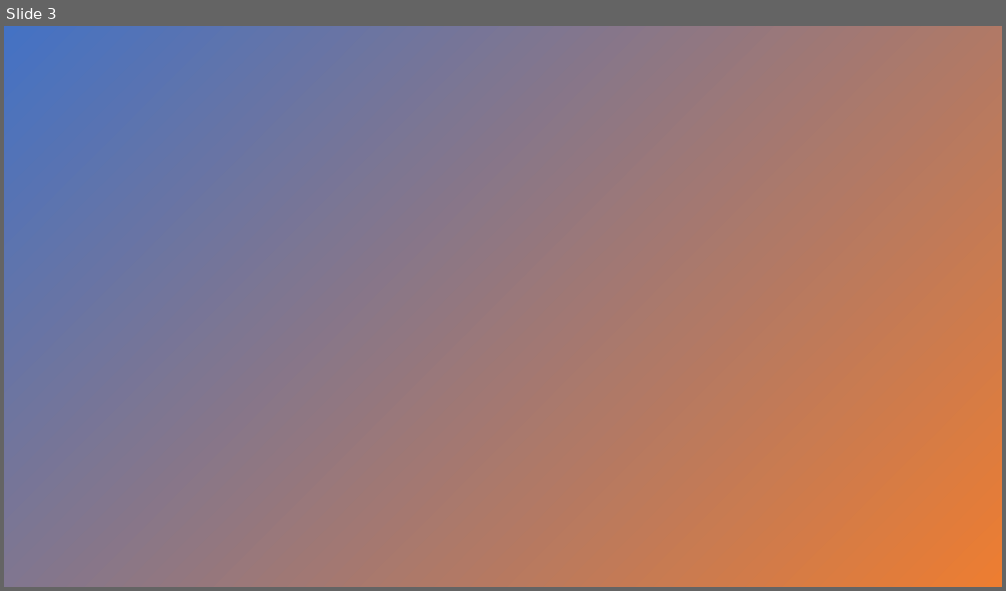
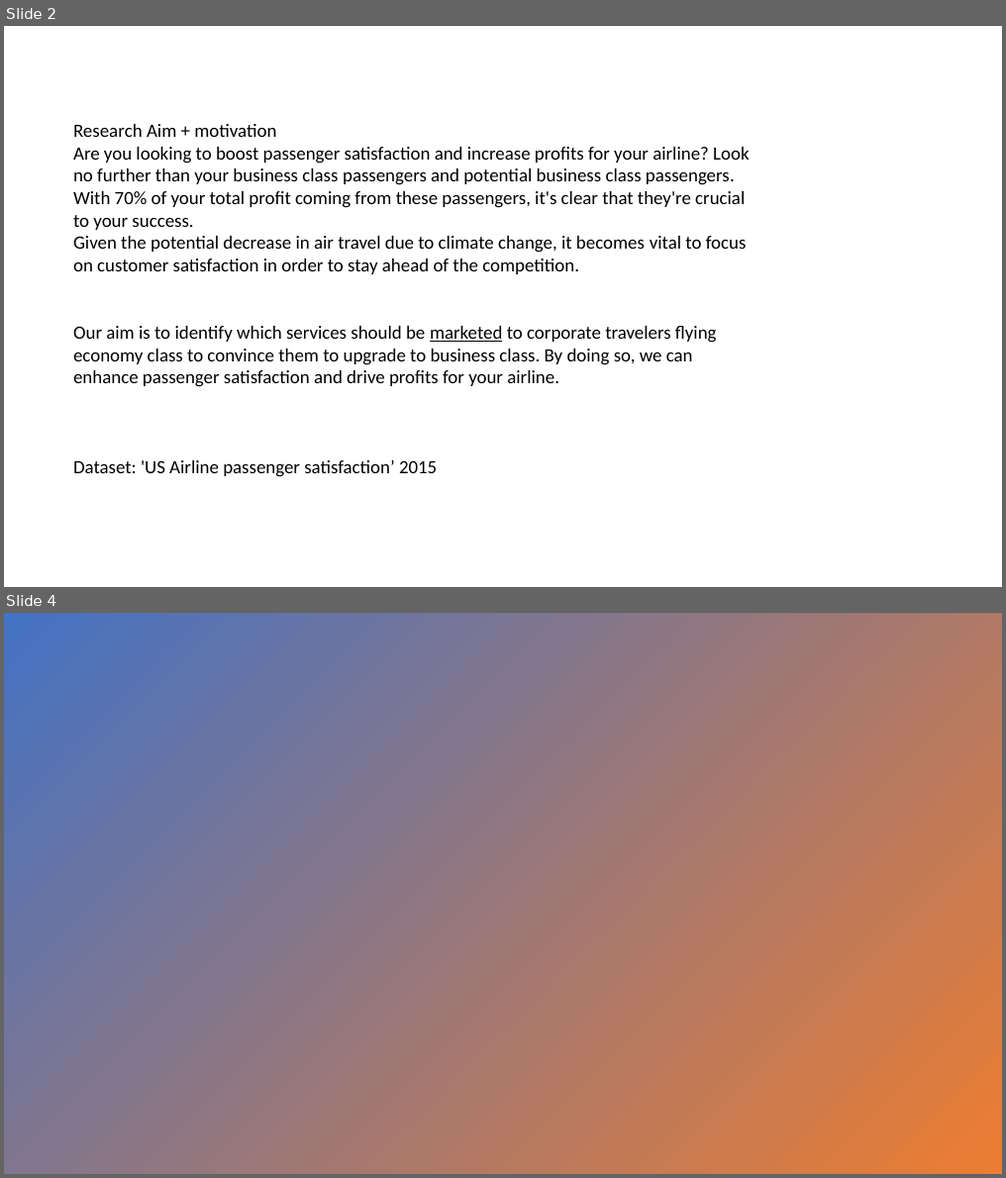
Before and after one commit to VivianePinti/Data-Analytics-Flight-2023, a slide deck: Flying High Presentation_long presentation.pptx. Shown one above the other, each under a label of ours: slide 3 before the commit, slides 2 and 4 after it; the slides between them are not shown. The pictures are 1006x591 and 1006x1178 pixels, drawn with LibreOffice and Linux fonts; fonts in the diff are those of the drawing; background and template pictures are left out. Boxes give left, top, right and bottom in pixels: in the first picture for what was removed or moved away, otherwise in the second. Text is boxed around its words. In the diff, an @@ line names an element or a change of style, - is before the commit and + after.

```diff
--- a/Flying High Presentation_long presentation.pptx
+++ b/Flying High Presentation_long presentation.pptx
@@ slide 2 added at <box>4,26,1002,587</box>, background #FFFFFF @@
@@ text added at <box>73,124,748,477</box>, 18 pt, text #000000 @@
+Research Aim + motivation
+Are you looking to boost passenger satisfaction and increase profits for your airline? Look no further than your business class passengers and potential business class passengers. With 70% of your total profit coming from these passengers, it's clear that they're crucial to your success.
+Given the potential decrease in air travel due to climate change, it becomes vital to focus on customer satisfaction in order to stay ahead of the competition.
+Our aim is to identify which services should be marketed to corporate travelers flying economy class to convince them to upgrade to business class. By doing so, we can enhance passenger satisfaction and drive profits for your airline.
+Dataset: 'US Airline passenger satisfaction’ 2015
@@ what was slide 3 is now slide 4 @@
```
Also in this commit, not shown: 1 slide changed, 1 other slide added, 1 slide removed, 5 other files.
